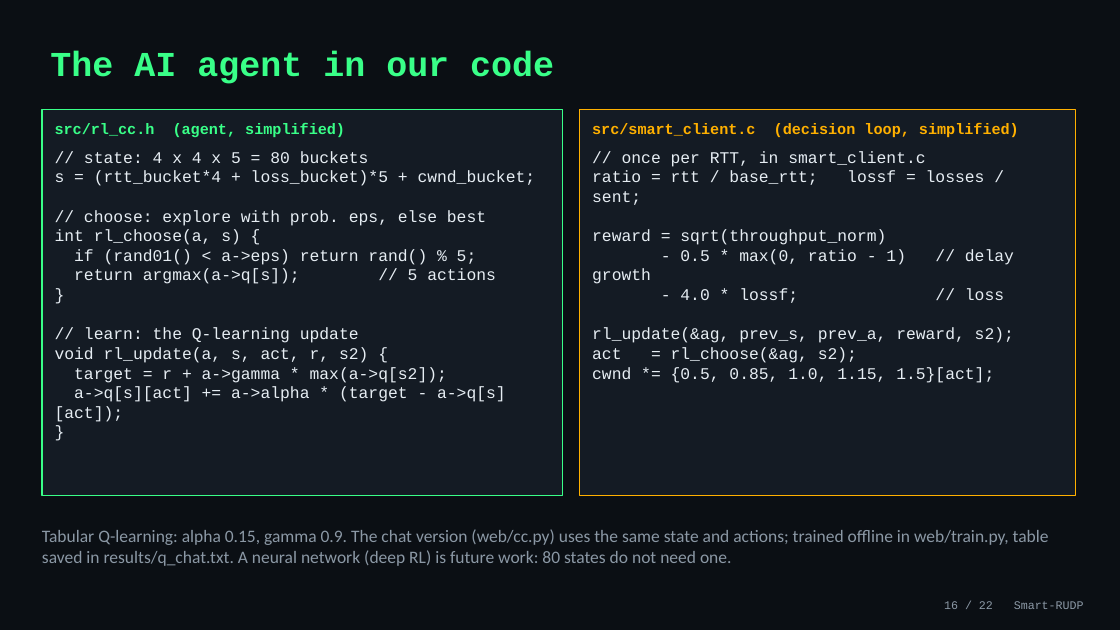
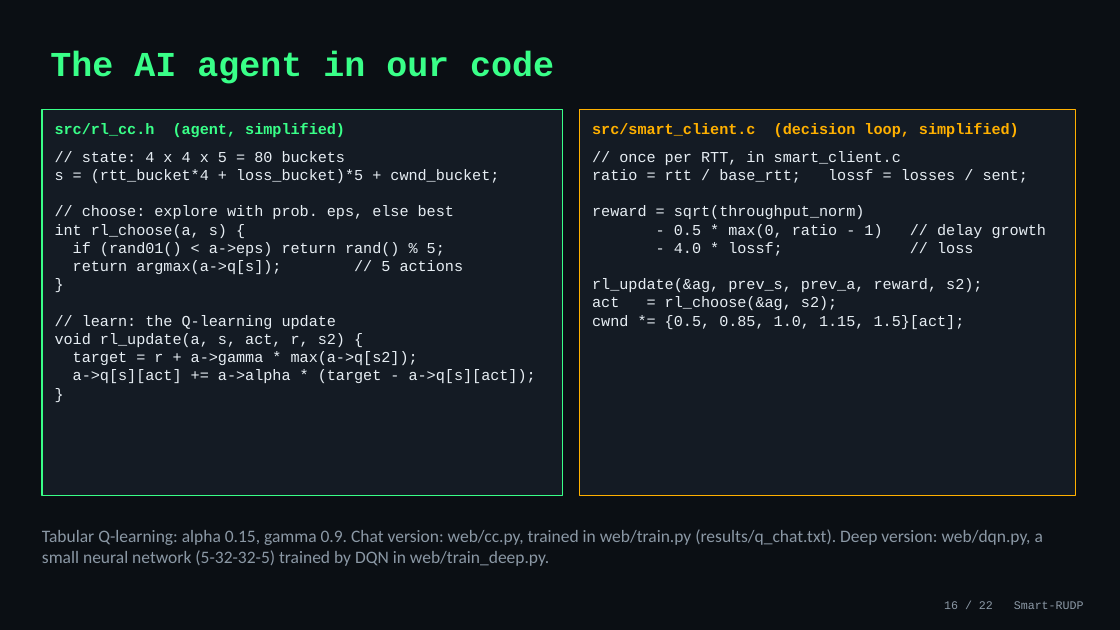
Before and after one commit to Capsturrrr/rudp, a slide deck: slide 16 of docs/RUDP_Presentation.pptx. Drawn at 1120x630 pixels with LibreOffice and Linux fonts; fonts in the diff are those of the drawing. Boxes give left, top, right and bottom in pixels: in the first picture for what was removed or moved away, otherwise in the second. Text is boxed around its words. In the diff, an @@ line names an element or a change of style, - is before the commit and + after.

```diff
--- a/docs/RUDP_Presentation.pptx
+++ b/docs/RUDP_Presentation.pptx
@@ text "// state: 4 x 4 ..." at box(55, 151, 536, 383): size 14 to 13 pt @@
@@ text "// once per RTT, in ..." at box(592, 151, 1028, 329): size 14 to 13 pt @@
@@ text at box(42, 529, 1043, 566): text changed @@
-Tabular Q-learning: alpha 0.15, gamma 0.9. The chat version (web/cc.py) uses the same state and actions; trained offline in web/train.py, table saved in results/q_chat.txt. A neural network (deep RL) is future work: 80 states do not need one.
+Tabular Q-learning: alpha 0.15, gamma 0.9. Chat version: web/cc.py, trained in web/train.py (results/q_chat.txt). Deep version: web/dqn.py, a small neural network (5-32-32-5) trained by DQN in web/train_deep.py.
```
Also in this commit, not shown: 1 other slide changed, 19 other files.
